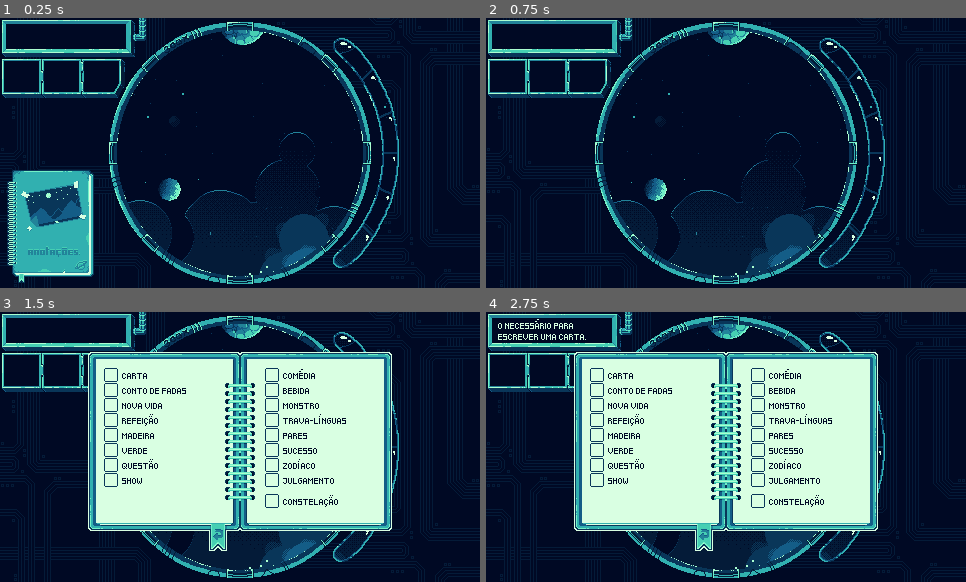
Above: before the commit, frames 1-4 (two rows, left to right).
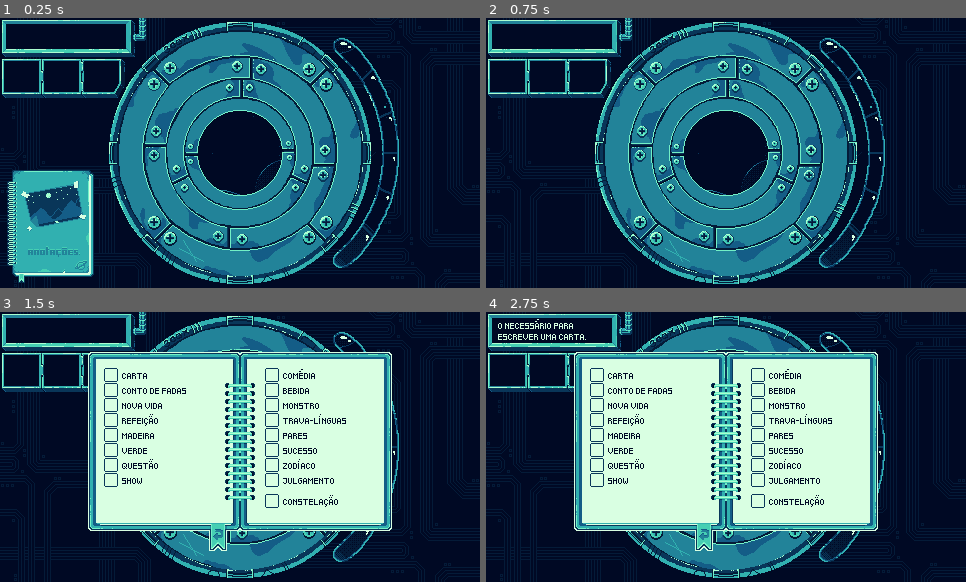
Above: after the commit, the same moments.

Repository: gdp-ufrj/stella
Game: Godot game, scene res://scenes/world.tscn
Two runs of this game, one before a commit and one after it. Both use one fixed random seed, a clock stepped at 60 frames per second and the inputs below. The engine's default icon, where the game draws it, is replaced by a stand-in: a white triangle on a blue panel in a dark square.
Inputs (mouse positions are in pixels of both pictures, inside the frame that each line leads up to):
- Up to frame 1 (0.25 s): no input
- Up to frame 2 (0.75 s): click (538, 225) at 0.5 s
- Up to frame 3 (1.5 s): hold D (right) from 1.28 s (still down); hold C (combine) from 1.28 s (still down)
- Up to frame 4 (2.75 s): release D (right) at 2 s; release C (combine) at 2 s; click (644, 374) at 2.02 s

The runs differ from the first frame. In frame 1, 29% of the frame differs, in the area x 24-76%, y 4-96%; in frame 2, 29%; in frame 3, 5.2%; in frame 4, 5.2%.

Commit message:
sending signal and changing lens

Diff:
--- a/scripts/progress.gd
+++ b/scripts/progress.gd
@@ -1,6 +1,9 @@
 extends Node
 
+signal checkpoint_reached(level : int)
+
 @onready var completed_count = 0
+@onready var checkpoints : Array[int] = [1,4,6,8,10]
 @onready var puzzles_status = {
 	1: false,
 	2: false,
@@ -31,3 +34,6 @@
 
 func update_completed_count():
 	completed_count += 1
+	var check = checkpoints.find(completed_count)
+	if check == -1: return
+	checkpoint_reached.emit(check)
--- a/scripts/telescope.gd
+++ b/scripts/telescope.gd
@@ -13,7 +13,8 @@
 func _ready():
 	for ico in $"../PuzzlePanel/InventoryIcons".get_children():
 		icons.append(ico)
-	set_lens(4)
+	set_lens(0)
+	Progress.checkpoint_reached.connect(_on_checkpoint_reached)
 
 func _input(event):
 	if event.is_action_pressed("select"):
@@ -32,6 +33,9 @@
 
 func _on_area_2d_area_exited(area):
 	contained_stars.erase(area)
+
+func _on_checkpoint_reached(level : int):
+	set_lens(level+1)
 
 func is_completely_inside(star: Area2D) -> bool:
 	var telescope_center : Vector2 = area_2d.global_position
